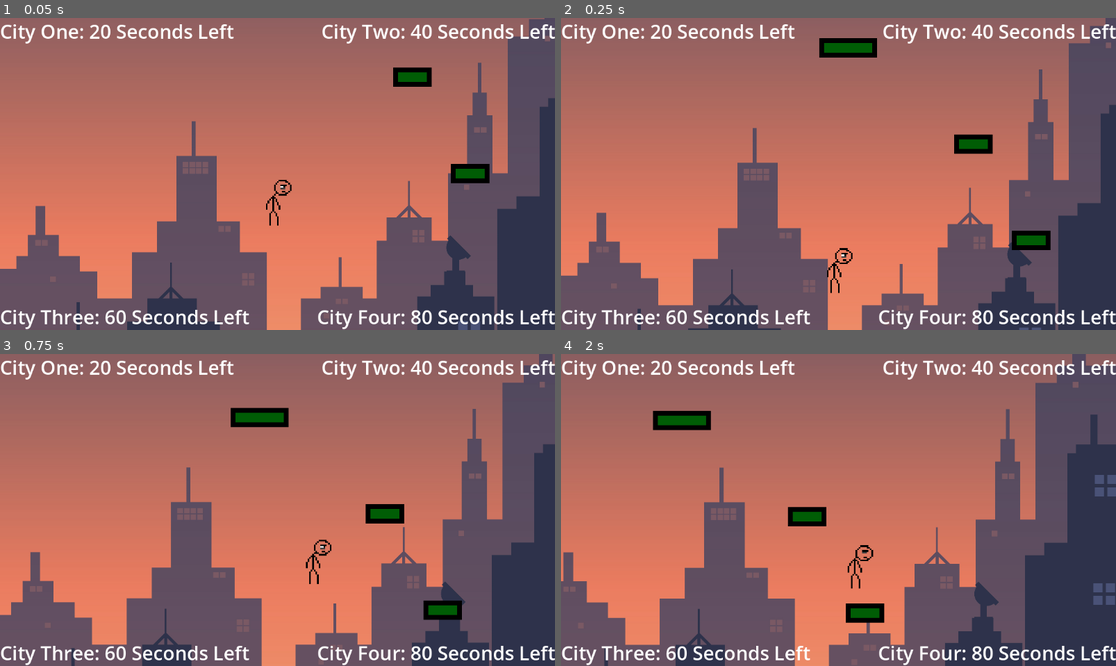
Above: before the commit, frames 1-4 (two rows, left to right).
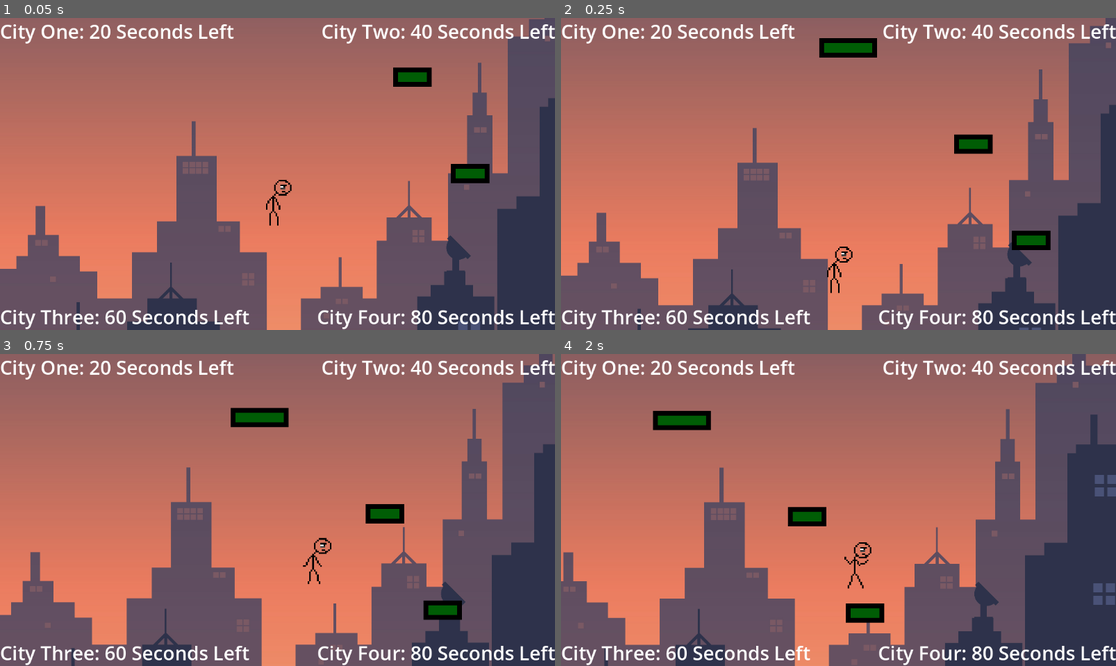
Above: after the commit, the same moments.

Repository: Varun-Ganeshkumar/slow-and-steady
Game: Godot game, scene res://scenes/city_one.tscn
The game is run twice, just before and just after one commit, with the same random seed, the same clock (stepped at 60 frames per second) and the same inputs.
Inputs (mouse positions are in pixels of both pictures, inside the frame that each line leads up to):
- Up to frame 1 (0.05 s): no input
- Up to frame 2 (0.25 s): no input
- Up to frame 3 (0.75 s): tap Enter (ui_accept) at 0.5, 0.6 s; move the mouse to (399, 494) at 0.52 s; hold Right (ui_right) from 0.53 s (still down); click (399, 494) at 0.67 s
- Up to frame 4 (2 s): keep holding Right (ui_right); tap Enter (ui_accept) at 0.77, 1.07, 1.52, 1.55, 1.82 s; move the mouse to (727, 525) at 1.27 s; tap Alt at 1.35 s

Frame 1 is identical in both runs. In frame 2, less than 0.1% of the frame differs, in the area x 49-53%, y 73-79%; in frame 3, 0.1%; in frame 4, 0.2%, in the area x 51-57%, y 60-76%.

Commit message:
Many player changes
Multitude of changes towards player relating to movement and certain items

Diff:
--- a/slow-and-steady-loses-the-race/scenes/player.tscn
+++ b/slow-and-steady-loses-the-race/scenes/player.tscn
@@ -1,7 +1,10 @@
-[gd_scene load_steps=16 format=3 uid="uid://bgx8817pnmh8f"]
+[gd_scene load_steps=32 format=3 uid="uid://bgx8817pnmh8f"]
 
 [ext_resource type="Script" uid="uid://4hg4lw0va3t7" path="res://scripts/player.gd" id="1_g2els"]
 [ext_resource type="Texture2D" uid="uid://ccph3t7v4f8t3" path="res://sprites/New Piskel.png" id="2_qhqgy"]
+[ext_resource type="PackedScene" uid="uid://bbxqqe0gcqngq" path="res://scenes/interacting_component.tscn" id="3_qhqgy"]
+[ext_resource type="Texture2D" uid="uid://dhvjvey6s4gtx" path="res://sprites/workaholic(1).png" id="3_qlg0r"]
+[ext_resource type="Texture2D" uid="uid://lrya4s6avs1r" path="res://sprites/workaholic.png" id="4_tuyoq"]
 
 [sub_resource type="CapsuleShape2D" id="CapsuleShape2D_dqkch"]
 radius = 30.0
@@ -50,6 +53,58 @@
 [sub_resource type="AtlasTexture" id="AtlasTexture_oprun"]
 atlas = ExtResource("2_qhqgy")
 region = Rect2(128, 384, 128, 128)
+
+[sub_resource type="AtlasTexture" id="AtlasTexture_a8ls1"]
+atlas = ExtResource("3_qlg0r")
+region = Rect2(0, 0, 128, 128)
+
+[sub_resource type="AtlasTexture" id="AtlasTexture_qfm1y"]
+atlas = ExtResource("3_qlg0r")
+region = Rect2(128, 0, 128, 128)
+
+[sub_resource type="AtlasTexture" id="AtlasTexture_fulsm"]
+atlas = ExtResource("3_qlg0r")
+region = Rect2(0, 128, 128, 128)
+
+[sub_resource type="AtlasTexture" id="AtlasTexture_4r5pv"]
+atlas = ExtResource("3_qlg0r")
+region = Rect2(128, 128, 128, 128)
+
+[sub_resource type="AtlasTexture" id="AtlasTexture_60mlk"]
+atlas = ExtResource("3_qlg0r")
+region = Rect2(0, 256, 128, 128)
+
+[sub_resource type="AtlasTexture" id="AtlasTexture_i4ail"]
+atlas = ExtResource("4_tuyoq")
+region = Rect2(0, 0, 128, 128)
+
+[sub_resource type="AtlasTexture" id="AtlasTexture_a38lo"]
+atlas = ExtResource("4_tuyoq")
+region = Rect2(128, 0, 128, 128)
+
+[sub_resource type="AtlasTexture" id="AtlasTexture_4ni07"]
+atlas = ExtResource("4_tuyoq")
+region = Rect2(256, 0, 128, 128)
+
+[sub_resource type="AtlasTexture" id="AtlasTexture_l71n6"]
+atlas = ExtResource("4_tuyoq")
+region = Rect2(0, 128, 128, 128)
+
+[sub_resource type="AtlasTexture" id="AtlasTexture_ke2ow"]
+atlas = ExtResource("4_tuyoq")
+region = Rect2(128, 128, 128, 128)
+
+[sub_resource type="AtlasTexture" id="AtlasTexture_ujl30"]
+atlas = ExtResource("4_tuyoq")
+region = Rect2(256, 128, 128, 128)
+
+[sub_resource type="AtlasTexture" id="AtlasTexture_31cv2"]
+atlas = ExtResource("4_tuyoq")
+region = Rect2(0, 256, 128, 128)
+
+[sub_resource type="AtlasTexture" id="AtlasTexture_pf23h"]
+atlas = ExtResource("4_tuyoq")
+region = Rect2(128, 256, 128, 128)
 
 [sub_resource type="SpriteFrames" id="SpriteFrames_a8ls1"]
 animations = [{
@@ -90,9 +145,59 @@
 "loop": true,
 "name": &"default",
 "speed": 4.0
+}, {
+"frames": [{
+"duration": 1.0,
+"texture": SubResource("AtlasTexture_a8ls1")
+}, {
+"duration": 1.0,
+"texture": SubResource("AtlasTexture_qfm1y")
+}, {
+"duration": 1.0,
+"texture": SubResource("AtlasTexture_fulsm")
+}, {
+"duration": 1.0,
+"texture": SubResource("AtlasTexture_4r5pv")
+}, {
+"duration": 1.0,
+"texture": SubResource("AtlasTexture_60mlk")
+}],
+"loop": false,
+"name": &"jumping",
+"speed": 8.0
+}, {
+"frames": [{
+"duration": 1.0,
+"texture": SubResource("AtlasTexture_i4ail")
+}, {
+"duration": 1.0,
+"texture": SubResource("AtlasTexture_a38lo")
+}, {
+"duration": 1.0,
+"texture": SubResource("AtlasTexture_4ni07")
+}, {
+"duration": 1.0,
+"texture": SubResource("AtlasTexture_l71n6")
+}, {
+"duration": 1.0,
+"texture": SubResource("AtlasTexture_ke2ow")
+}, {
+"duration": 1.0,
+"texture": SubResource("AtlasTexture_ujl30")
+}, {
+"duration": 1.0,
+"texture": SubResource("AtlasTexture_31cv2")
+}, {
+"duration": 1.0,
+"texture": SubResource("AtlasTexture_pf23h")
+}],
+"loop": true,
+"name": &"running",
+"speed": 5.0
 }]
 
 [node name="Player" type="CharacterBody2D"]
+z_index = 30
 scale = Vector2(0.33, 0.33)
 script = ExtResource("1_g2els")
 
@@ -107,6 +212,8 @@
 
 [node name="Camera2D" type="Camera2D" parent="."]
 zoom = Vector2(2.5, 2.5)
+limit_left = -1000
+limit_right = 1000
 limit_bottom = 100
 limit_smoothed = true
 position_smoothing_enabled = true
@@ -114,3 +221,6 @@
 [node name="CoyoteTimer" type="Timer" parent="."]
 wait_time = 0.05
 one_shot = true
+
+[node name="InteractingComponent" parent="." instance=ExtResource("3_qhqgy")]
+position = Vector2(-4.76837e-07, -15.1515)
--- a/slow-and-steady-loses-the-race/scripts/player.gd
+++ b/slow-and-steady-loses-the-race/scripts/player.gd
@@ -5,40 +5,54 @@
 const JUMP_VELOCITY = -350.0
 var current_jumps = 0
 const GRAVITY = 1000
+var play_anim = true
 @onready var coyote_timer: Timer = $CoyoteTimer
+@onready var animated_sprite_2d: AnimatedSprite2D = $AnimatedSprite2D
 
 
-func _physics_process(delta: float) -> void:
-	var was_on_floor = is_on_floor()
-	# Add the gravity.
-	if not is_on_floor() and coyote_timer.is_stopped():
-		velocity += get_gravity() * delta
-	# Handle jump(s).
-	if Input.is_action_just_released("ui_accept") and current_jumps < 1 and !is_on_floor():
-		velocity.y = JUMP_VELOCITY / 4
+func _physics_process(delta: float) -> void:\
+	if global.failure == false:
+		var was_on_floor = is_on_floor()
+		_play_animations()
+		# Add the gravity.
+		if !is_on_floor() and coyote_timer.is_stopped():
+			velocity += get_gravity() * delta
+			animated_sprite_2d.play("jumping")
+		# Handle jump(s).
+		if Input.is_action_just_released("ui_accept") and current_jumps < 1 and !is_on_floor():
+			animated_sprite_2d.play("jumping")
+			velocity.y = JUMP_VELOCITY / 4
+			play_anim = true
 
-	if Input.is_action_just_pressed("ui_accept"):
-		if is_on_floor() or current_jumps < 1:
-			velocity.y = JUMP_VELOCITY
-			current_jumps += 1
-			coyote_timer.stop()
+		if Input.is_action_just_pressed("ui_accept"):
+			if is_on_floor() or current_jumps < 1:
+				animated_sprite_2d.play("jumping")
+				velocity.y = JUMP_VELOCITY
+				current_jumps += 1
+				coyote_timer.stop()
+		if is_on_floor():
+			current_jumps = 0
+		# Get the input direction and handle the movement/deceleration.
+		var direction := Input.get_axis("ui_left", "ui_right")
+		if direction:
+			velocity.x = direction * SPEED
+			if direction < 0:
+				animated_sprite_2d.flip_h = true
+			else:
+				animated_sprite_2d.flip_h = false
+		else:
+			velocity.x = move_toward(velocity.x, 0, SPEED)
 
-	if is_on_floor():
-		current_jumps = 0
-	# Get the input direction and handle the movement/deceleration.
-	var direction := Input.get_axis("ui_left", "ui_right")
-	if direction:
-		velocity.x = direction * SPEED
-		if direction < 0:
-			$AnimatedSprite2D.flip_h = true
-		else:
-			$AnimatedSprite2D.flip_h = false
-	else:
-		velocity.x = move_toward(velocity.x, 0, SPEED)
+		move_and_slide()
 
-	move_and_slide()
+		if was_on_floor and !is_on_floor():
+			coyote_timer.start()
+			if was_on_floor and !Input.is_action_just_pressed("ui_accept"):
+				current_jumps = -1
 
-	if was_on_floor and !is_on_floor():
-		coyote_timer.start()
-		if was_on_floor and !Input.is_action_just_pressed("ui_accept"):
-			current_jumps = -1
+func _play_animations() -> void:
+	if velocity.x != 0 and velocity.y == 0:
+		if animated_sprite_2d.animation != "running":
+			animated_sprite_2d.play("running")
+	elif velocity.y == 0:
+		animated_sprite_2d.play("default")
